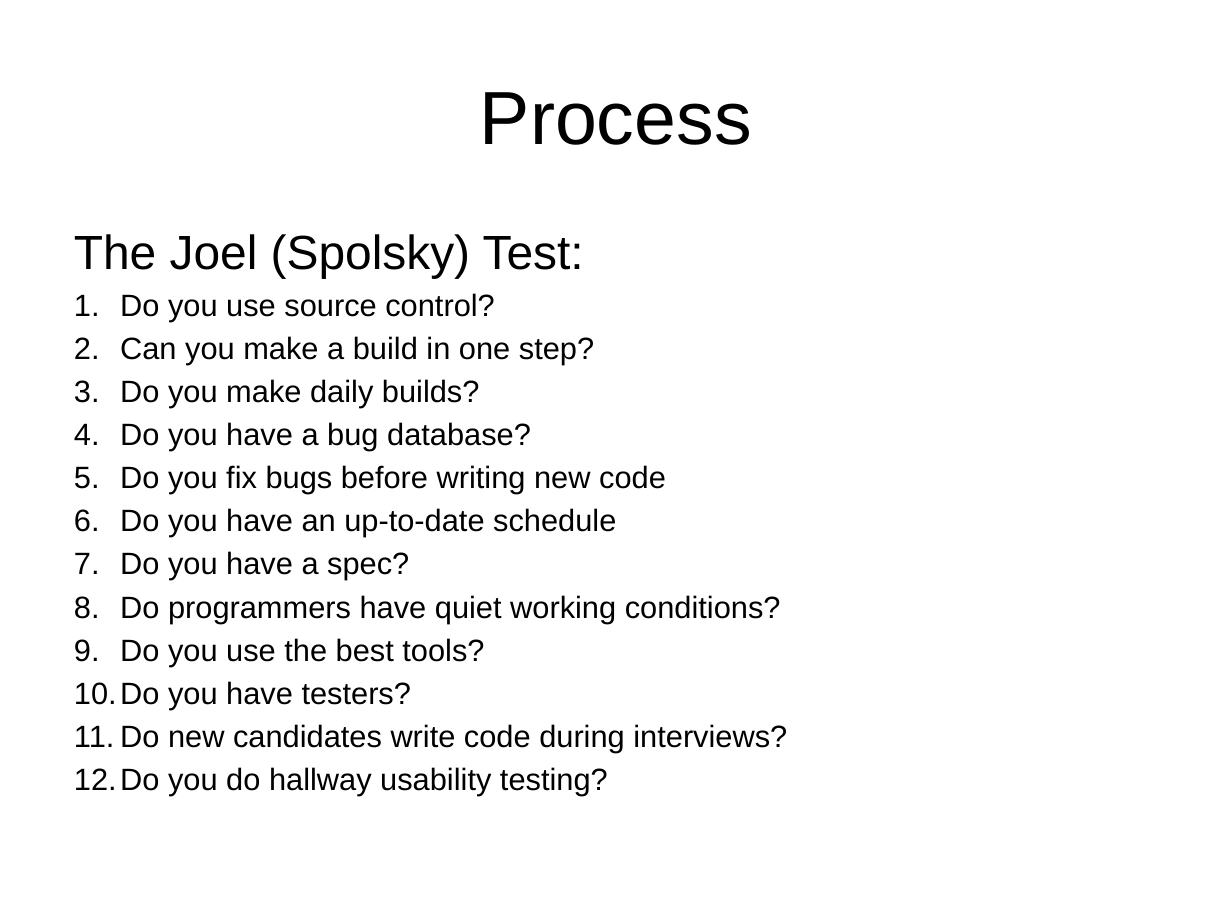
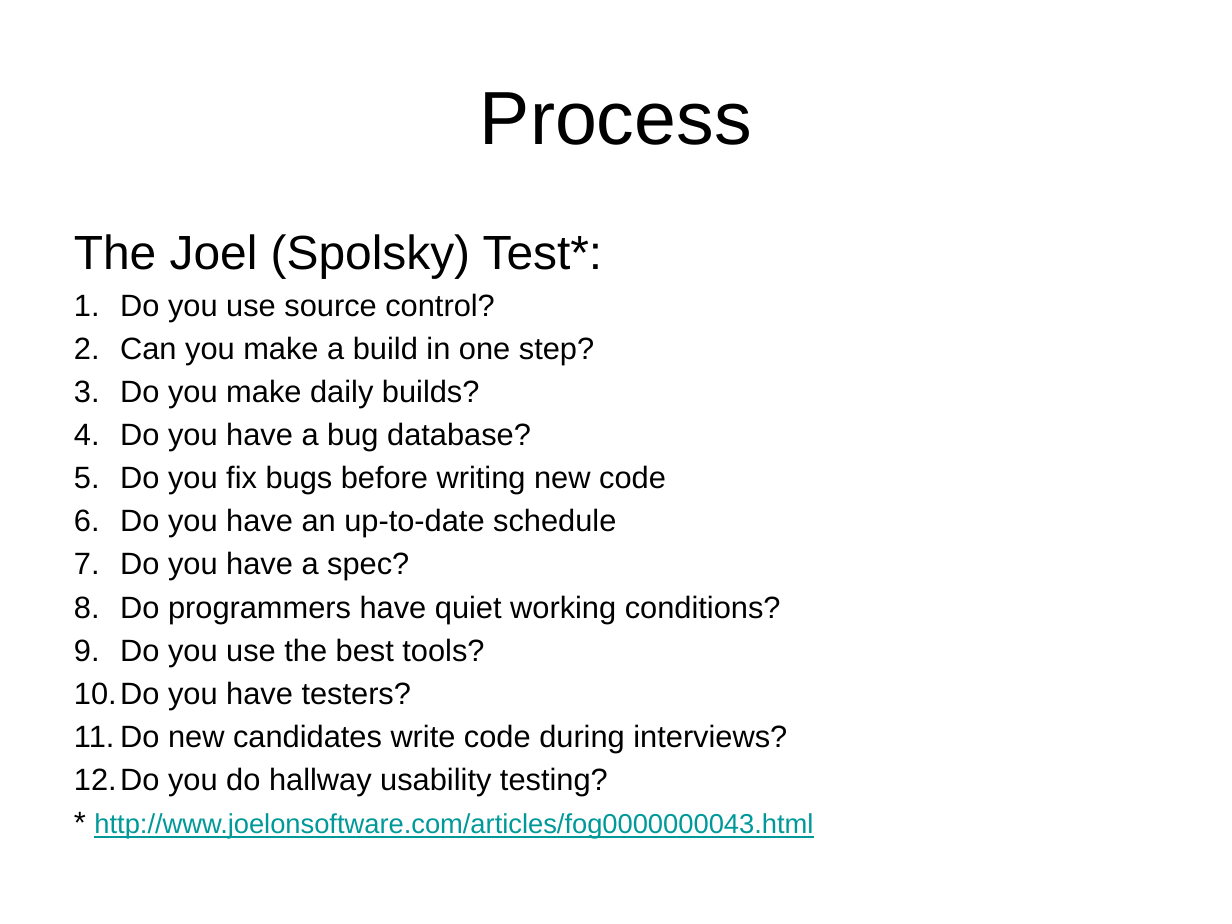
Before and after one commit to acgetchell/Presentations, a slide deck: slide 7 of TIF-Ignite.pptx. Drawn at 1232x924 pixels with LibreOffice and Linux fonts; fonts in the diff are those of the drawing; background and template pictures are left out. Boxes give left, top, right and bottom in pixels: in the first picture for what was removed or moved away, otherwise in the second. Text is boxed around its words. In the diff, an @@ line names an element or a change of style, - is before the commit and + after.

```diff
--- a/TIF-Ignite.pptx
+++ b/TIF-Ignite.pptx
@@ text at bbox=[74, 234, 603, 278]: text changed @@
-The Joel (Spolsky) Test:
+The Joel (Spolsky) Test*:
@@ text at bbox=[94, 813, 813, 839]: paragraph added @@
+* http://www.joelonsoftware.com/articles/fog0000000043.html
```
Also in this commit, not shown: 4 other slides changed, 2 slides added, 4 other files.
